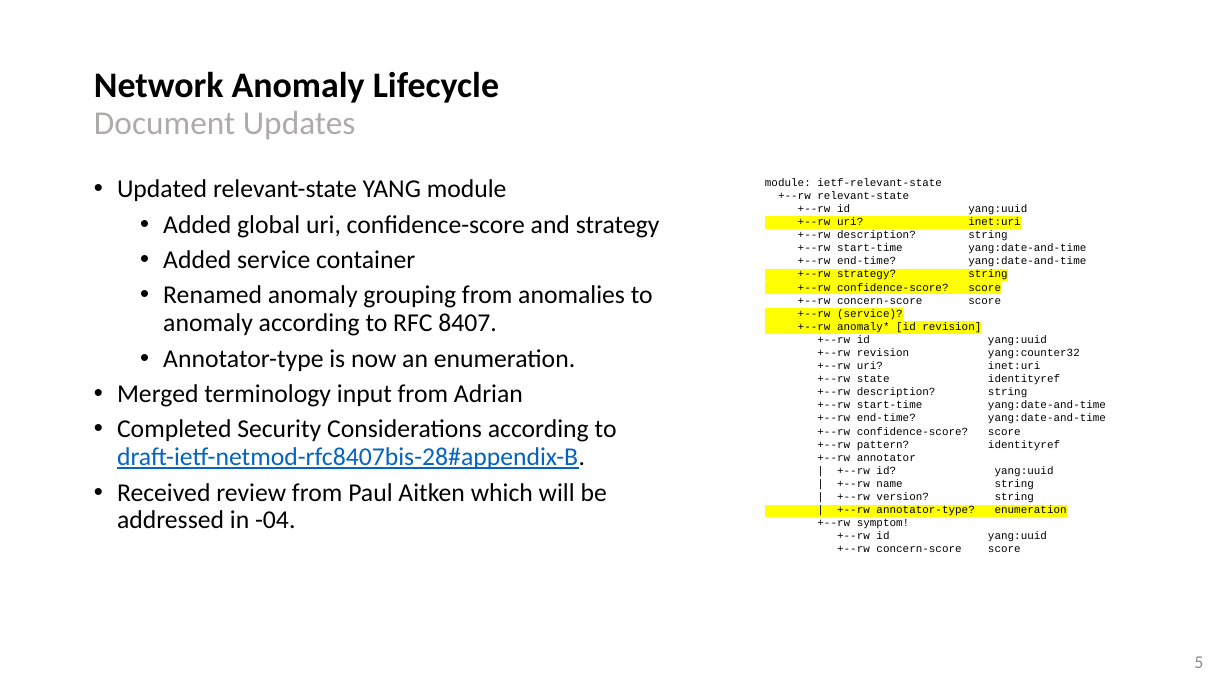
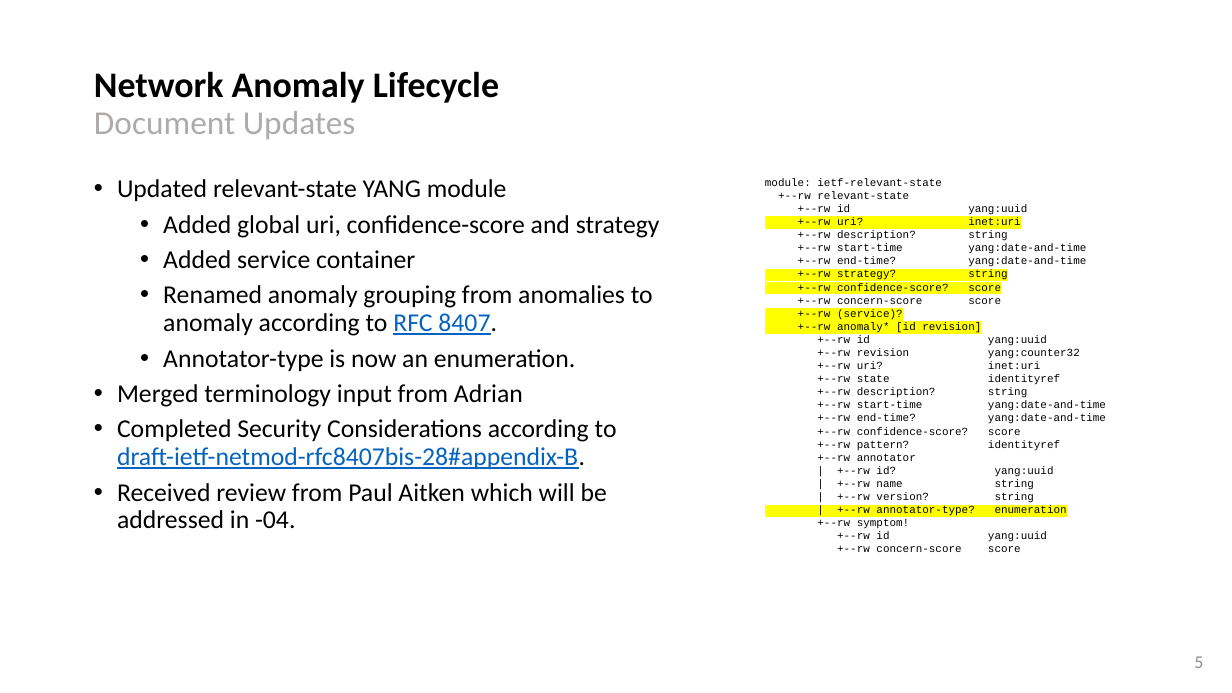
Before and after one commit to network-analytics/ietf-network-analytics-document-status, a slide deck: slide 5 of 123/NMOP/draft-ietf-nmop-network-anomaly-architecture-semantics-lifecycle.pptx. Drawn at 1232x693 pixels with LibreOffice and Linux fonts; fonts in the diff are those of the drawing. Boxes give left, top, right and bottom in pixels: in the first picture for what was removed or moved away, otherwise in the second. Text is boxed around its words. In the diff, an @@ line names an element or a change of style, - is before the commit and + after.

```diff
--- a/123/NMOP/draft-ietf-nmop-network-anomaly-architecture-semantics-lifecycle.pptx
+++ b/123/NMOP/draft-ietf-nmop-network-anomaly-architecture-semantics-lifecycle.pptx
@@ text at (163, 285, 653, 336): text colour #000000 to #0563C1, underline on in "RFC 8407." @@
```
Also in this commit, not shown: 1 slide removed, 1 other file.
